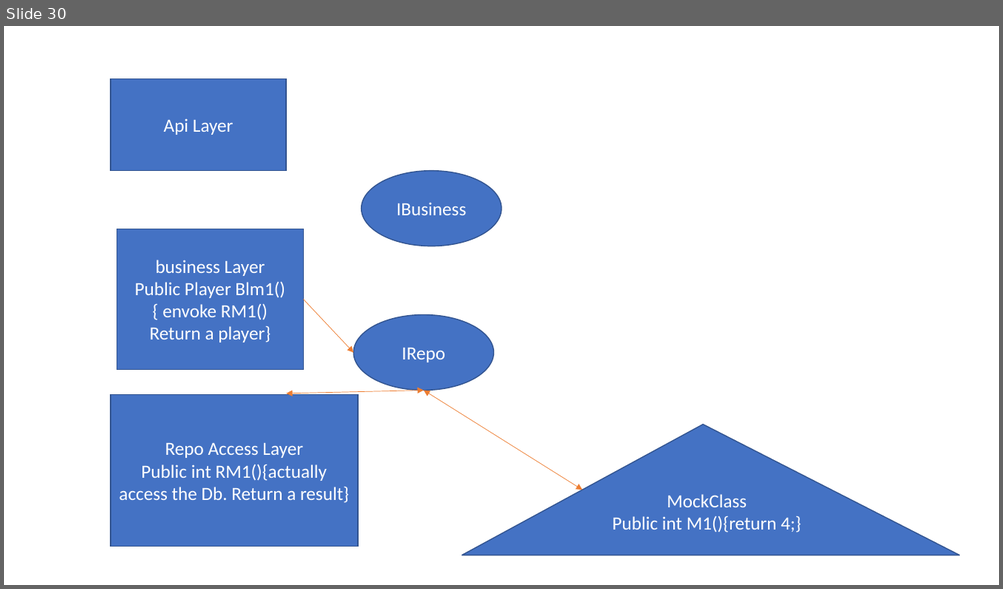
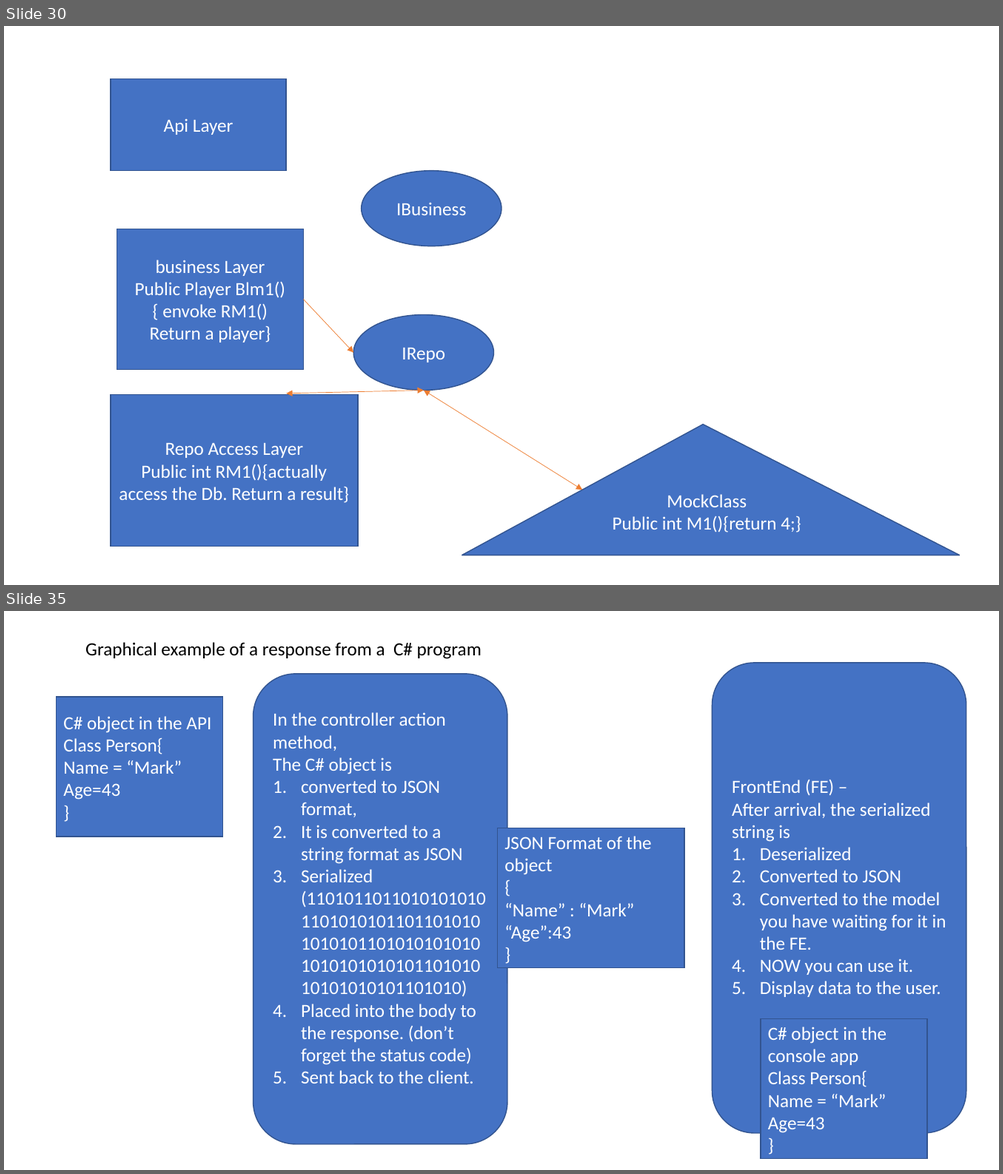
Before and after one commit to 220926NET/trainer-code, a slide deck: Notes/Week4/MarkDrawrings.pptx. Shown one above the other, each under a label of ours: slide 30 before the commit, slides 30 and 35 after it; the slides between them are not shown. The pictures are 1003x589 and 1003x1174 pixels, drawn with LibreOffice and Linux fonts; fonts in the diff are those of the drawing. Boxes give left, top, right and bottom in pixels: in the first picture for what was removed or moved away, otherwise in the second. Text is boxed around its words. In the diff, an @@ line names an element or a change of style, - is before the commit and + after.

```diff
--- a/Notes/Week4/MarkDrawrings.pptx
+++ b/Notes/Week4/MarkDrawrings.pptx
@@ slide 35 added at <box>4,611,999,1170</box>, background #FFFFFF @@
@@ text added at <box>85,642,481,659</box>, 18 pt, text #000000 @@
+Graphical example of a response from a C# program
@@ rounded rectangle added at <box>253,674,508,1145</box>, fill #4472C4, outline #325491 1 pt, 18 pt, text #FFFFFF @@
+In the controller action method,
+The C# object is
+1. converted to JSON format,
+2. It is converted to a string format as JSON
+3. Serialized (110101101101010101011010101011011010101010101101010101010101010101010110101010101010101101010)
+4. Placed into the body to the response. (don’t forget the status code)
+5. Sent back to the client.
@@ rounded rectangle added at <box>712,663,967,1133</box>, fill #4472C4, outline #325491 1 pt, 18 pt, text #FFFFFF @@
+FrontEnd (FE) –
+After arrival, the serialized string is
+1. Deserialized
+2. Converted to JSON
+3. Converted to the model you have waiting for it in the FE.
+4. NOW you can use it.
+5. Display data to the user.
@@ rectangle added at <box>57,697,222,837</box>, fill #4472C4, outline #325491 1 pt, 18 pt, text #FFFFFF @@
+C# object in the API
+Class Person{
+Name = “Mark”
+Age=43
+}
@@ rectangle added at <box>497,828,685,968</box>, fill #4472C4, outline #325491 1 pt, 18 pt, text #FFFFFF @@
+JSON Format of the object
+{
+“Name” : “Mark”
+“Age”:43
+}
@@ rectangle added at <box>760,1019,927,1159</box>, fill #4472C4, outline #325491 1 pt, 18 pt, text #FFFFFF @@
+C# object in the console app
+Class Person{
+Name = “Mark”
+Age=43
+}
```
Also in this commit, not shown: 1 slide changed, 13 other files.
